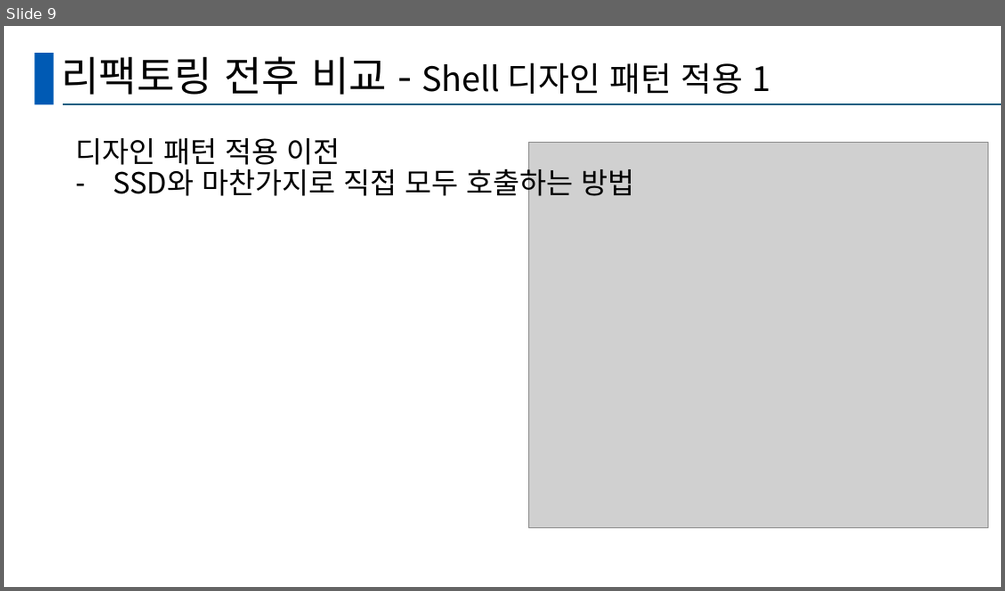
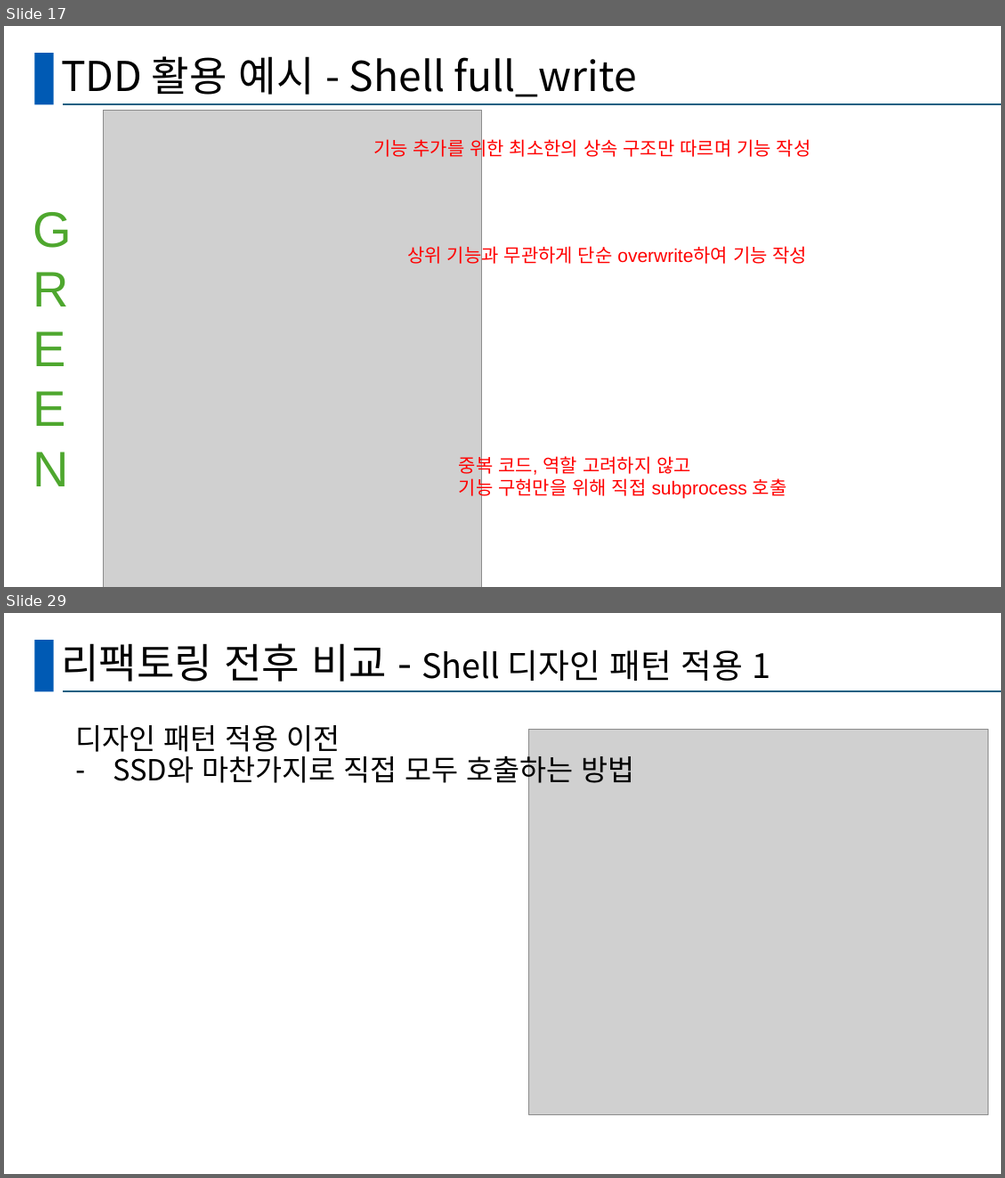
Before and after one commit to hobism3/SSD_A-Teuk, a slide deck: CRA_A-teuk.pptx. Shown one above the other, each under a label of ours: slide 9 before the commit, slides 17 and 29 after it; the slides between them are not shown. The pictures are 1005x591 and 1005x1178 pixels, drawn with LibreOffice and Linux fonts; fonts in the diff are those of the drawing; grey boxes stand for pictures. Boxes give left, top, right and bottom in pixels: in the first picture for what was removed or moved away, otherwise in the second. Text is boxed around its words. In the diff, an @@ line names an element or a change of style, - is before the commit and + after.

```diff
--- a/CRA_A-teuk.pptx
+++ b/CRA_A-teuk.pptx
@@ slide 17 added at (4, 26, 1001, 587), background #FFFFFF; not listed: 2 template elements that a slide beside it also shows @@
@@ title added at (61, 56, 637, 97), 39.6 pt, text #000000 @@
+TDD 활용 예시 - Shell full_write
@@ picture added at (103, 110, 481, 587) @@
@@ text added at (373, 137, 811, 160), 18 pt, text #FF0000 @@
+기능 추가를 위한 최소한의 상속 구조만 따르며 기능 작성
@@ text added at (25, 193, 81, 503), 48 pt, text #4EA72E @@
+GREEN
@@ text added at (407, 243, 808, 266), 18 pt, text #FF0000 @@
+상위 기능과 무관하게 단순 overwrite하여 기능 작성
@@ text added at (459, 453, 787, 499), 18 pt, text #FF0000 @@
+중복 코드, 역할 고려하지 않고
+기능 구현만을 위해 직접 subprocess 호출
@@ what was slide 9 is now slide 29 @@
```
Also in this commit, not shown: 8 slides changed, 24 other slides added, 3 slides removed.
